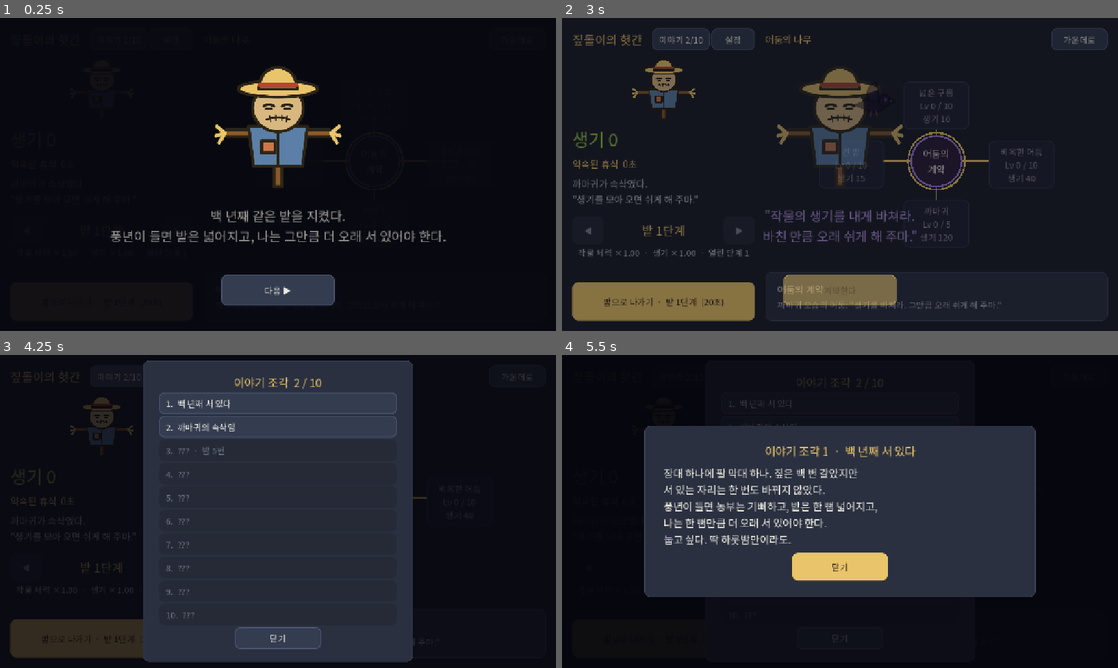
Above: before the commit, frames 1-4 (two rows, left to right).
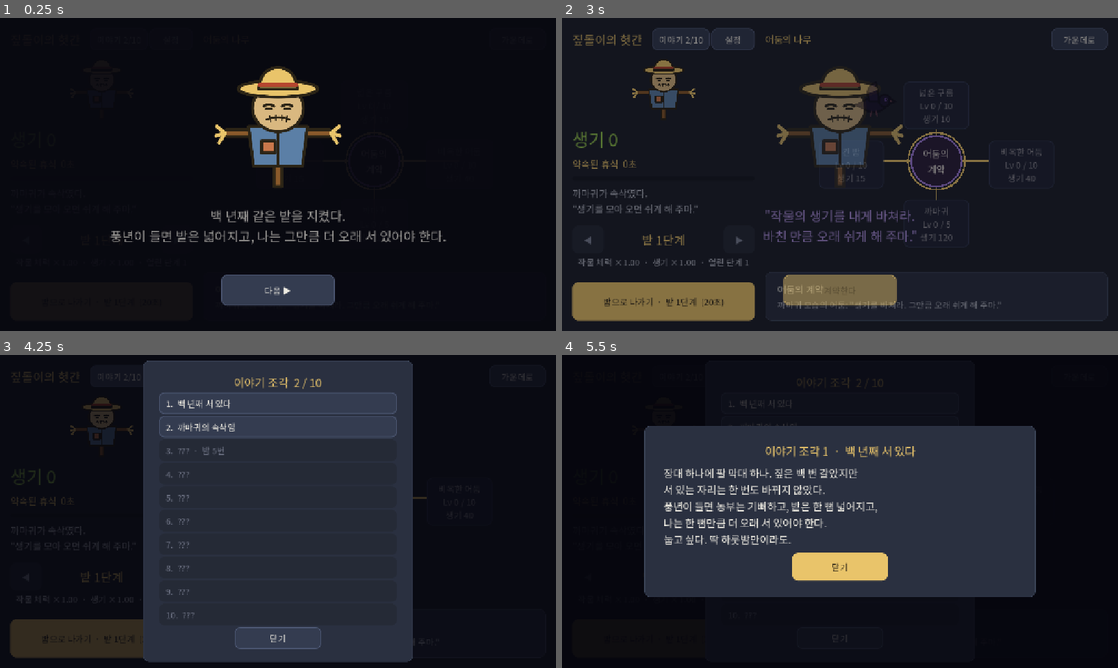
Above: after the commit, the same moments.

Repository: dldpwns1234-rgb/scarecrow1
Game: Godot game, scene res://scenes/main.tscn
Two runs of this game, one before a commit and one after it. Both use one fixed random seed, a clock stepped at 60 frames per second and the inputs below.
Inputs:
- Up to frame 1 (0.25 s): no input
- Up to frame 2 (3 s): click "이야기 2/10" at 0.5 s; click "설정" at 1.25 s; click "밤으로 나가기 · 밭 1단계 (20초)" at 2 s; click "가운데로" at 2.75 s
- Up to frame 3 (4.25 s): click "이야기 2/10" at 3.5 s
- Up to frame 4 (5.5 s): click "1. 백 년째 서 있다" at 4.25 s; click "2. 까마귀의 속삭임" at 5 s

The runs differ from the first frame. In frame 2, 1.4% of the frame differs, in the area x 2-34%, y 51-80%; in frame 3, 0.2%; in frame 4, less than 0.1%.

Commit message:
낮 화면: 약속된 휴식 아래에 백 년까지의 금색 막대 (로그 눈금, Balance.promise_progress)
Co-Authored-By: Claude Opus 5.5 <noreply@anthropic.com>

Diff:
--- a/autoload/balance/story.gd
+++ b/autoload/balance/story.gd
@@ -34,6 +34,14 @@
 const STORY_REST_GOAL: float = 100.0 * 365.25 * 86400.0  # 약속된 휴식 백 년 (balance.gd의 HUNDRED_YEARS_SECONDS와 같다. 사슬 뒤라 여기서는 못 본다)
 
 
+## 약속된 휴식이 백 년까지 얼마나 왔는지 (0~1, 로그 눈금: 1초 = 0, 백 년 = 1). 낮 화면의 금색 막대 (이야기 조각 3·10의 '백 년')
+## 몇 분에서 백 년까지 열 자리 넘게 커지는 수라 그대로 나누면 막대가 끝까지 거의 비어 있다
+func promise_progress(seconds: float) -> float:
+	if seconds <= 1.0:
+		return 0.0
+	return clampf(log(seconds) / log(STORY_REST_GOAL), 0.0, 1.0)
+
+
 func fragment_stat(index: int) -> int:
 	return FRAGMENTS[index]["stat"]
 
--- a/scenes/day/day_screen.gd
+++ b/scenes/day/day_screen.gd
@@ -19,6 +19,7 @@
 const LEFT_WIDTH: float = 420.0
 const PORTRAIT_SIZE := Vector2(150, 150)
 const NIGHT_BUTTON_HEIGHT: float = 88.0
+const PROMISE_BAR_HEIGHT: float = 10.0
 const RECORD_HEIGHT: float = 80.0  # 두 줄 자리. 글이 바뀌어도 아래가 밀리지 않게
 const TITLE_COLOR := Color("e9c46a")
 const REST_COLOR := Color("9ad14f")
@@ -33,6 +34,7 @@
 var _gate: RefreshGate  # 시그널이 오면 표시만, 보일 때 프레임당 한 번 갱신
 var _rest: Label
 var _promise: Label  # 바친 생기로 어둠이 약속한 휴식 (Game.promised_rest_seconds)
+var _promise_bar: ProgressBar  # 백 년까지 (로그 눈금, Balance.promise_progress)
 var _record: Label
 var _night_button: Button
 var _story: Button  # 이야기 조각 다시 읽기 (Story)
@@ -90,6 +92,13 @@
 	column.add_child(_rest)
 	_promise = _label("", 0, TITLE_COLOR)
 	column.add_child(_promise)
+	_promise_bar = ProgressBar.new()
+	_promise_bar.theme_type_variation = "GoalBar"
+	_promise_bar.custom_minimum_size = Vector2(0.0, PROMISE_BAR_HEIGHT)
+	_promise_bar.max_value = 1.0
+	_promise_bar.step = 0.0
+	_promise_bar.show_percentage = false
+	column.add_child(_promise_bar)
 	_record = _label("", 0, NOTE_COLOR)
 	_record.custom_minimum_size = Vector2(0.0, RECORD_HEIGHT)
 	column.add_child(_record)
@@ -117,7 +126,10 @@
 
 func _refresh() -> void:
 	_rest.text = "생기 %s" % Num.format(Game.vitality)
-	_promise.text = "약속된 휴식  %s" % _long_duration(Game.promised_rest_seconds())
+	var promise := Game.promised_rest_seconds()
+	_promise.text = "약속된 휴식  %s" % _long_duration(promise)
+	_promise_bar.value = Balance.promise_progress(promise)
+	_promise_bar.tooltip_text = "백 년까지 %d%%" % floori(_promise_bar.value * 100.0)
 	if Game.nights == 0:
 		_record.text = "까마귀가 속삭였다.\n\"생기를 모아 오면 쉬게 해 주마.\""
 	else:
